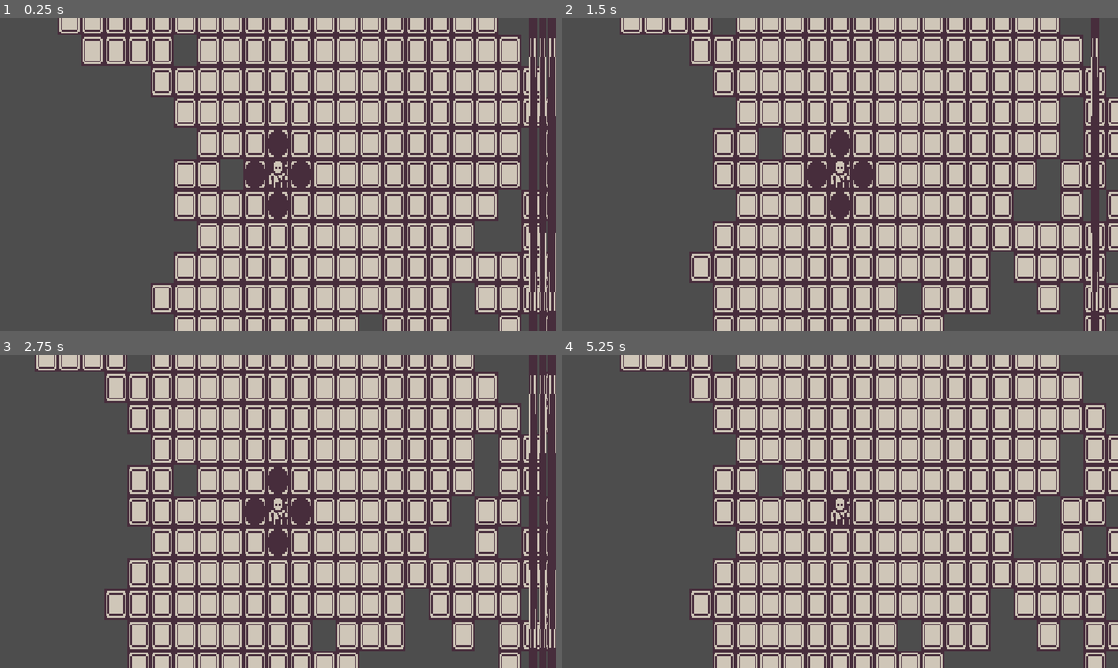
Above: before the commit, frames 1-4 (two rows, left to right).
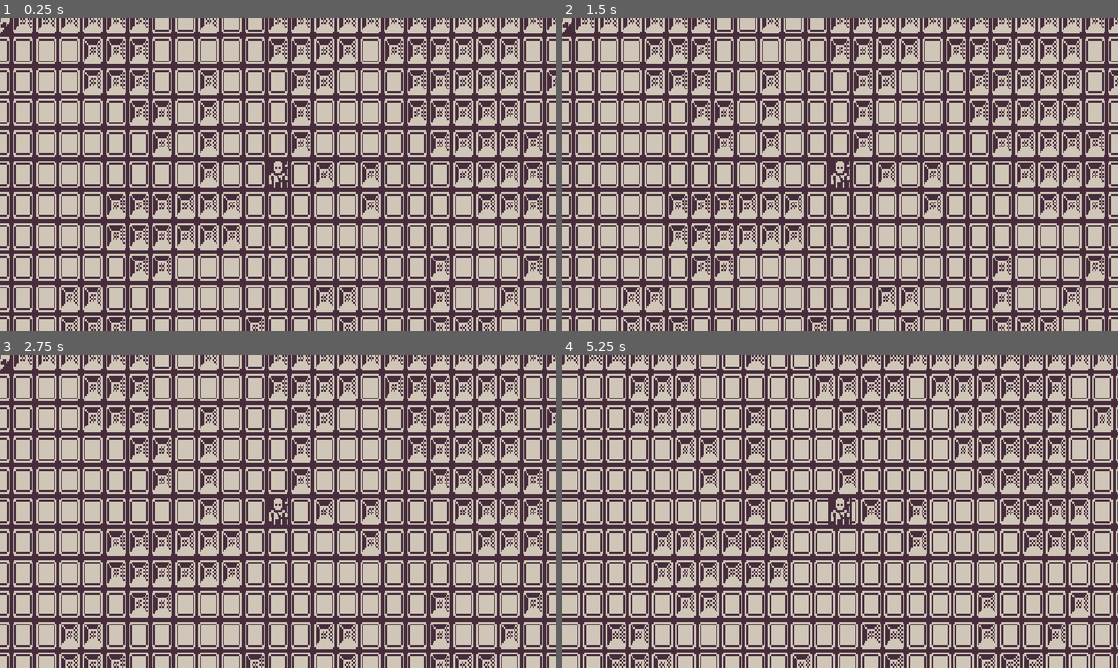
Above: after the commit, the same moments.

Repository: monkedDev/step-roguelike
Game: Godot game, scene res://scenes/main.tscn
Same seed, same stepped clock (60 frames per second), same inputs: the game is played once before the commit and once after it.
Inputs (mouse positions are in pixels of both pictures, inside the frame that each line leads up to):
- Up to frame 1 (0.25 s): no input
- Up to frame 2 (1.5 s): tap Enter at 0.5 s; move the mouse to (962, 158) at 0.52 s; hold Right (ui_right) 0.53-1.28 s; click (962, 158) at 0.67 s; tap Space at 1.25 s; move the mouse to (728, 190) at 1.27 s; hold Down (ui_down) from 1.28 s (still down); click (728, 190) at 1.42 s
- Up to frame 3 (2.75 s): tap Enter at 2 s; move the mouse to (333, 442) at 2.02 s; release Down (ui_down) at 2.03 s; hold Right (ui_right) from 2.03 s (still down); click (333, 442) at 2.17 s
- Up to frame 4 (5.25 s): move the mouse to (812, 574) at 2.77 s; release Right (ui_right) at 2.78 s; hold Up (ui_up) 2.78-3.53 s; click (812, 574) at 2.92 s; tap Space at 3.5, 5 s; move the mouse to (1006, 558) at 3.52 s; hold Left (ui_left) 3.53-5.03 s; click (1006, 558) at 3.67 s; tap Enter at 4.25 s; move the mouse to (673, 464) at 4.27 s; click (673, 464) at 4.42 s; move the mouse to (867, 511) at 5.02 s; hold Down (ui_down) from 5.03 s (still down); click (867, 511) at 5.17 s

The runs differ from the first frame. In frame 1, 41% of the frame differs, in the area x 0-100%, y 0-100%; in frame 2, 41%; in frame 3, 39%; in frame 4, 62%.

Commit message:
more content

Diff:
--- a/scenes/main.tscn
+++ b/scenes/main.tscn
@@ -1,15 +1,14 @@
 [gd_scene format=3 uid="uid://c2q4wm5fb5ji7"]
 
 [ext_resource type="Script" uid="uid://7h52ejtxxe8h" path="res://scripts/main.gd" id="1_0wfyh"]
-[ext_resource type="Texture2D" uid="uid://bdg3sblvhmlyj" path="res://sprites/empty_tile.png" id="1_o5qli"]
-[ext_resource type="Texture2D" uid="uid://djcny2wd0u8c0" path="res://sprites/step_select.png" id="3_sugp2"]
+[ext_resource type="Texture2D" uid="uid://djcny2wd0u8c0" path="res://sprites/empty_tile.png" id="2_0wfyh"]
 
-[sub_resource type="TileSetAtlasSource" id="TileSetAtlasSource_0wfyh"]
-texture = ExtResource("1_o5qli")
+[sub_resource type="TileSetAtlasSource" id="TileSetAtlasSource_sugp2"]
+texture = ExtResource("2_0wfyh")
 0:0/0 = 0
 
 [sub_resource type="TileSet" id="TileSet_sgp6g"]
-sources/0 = SubResource("TileSetAtlasSource_0wfyh")
+sources/0 = SubResource("TileSetAtlasSource_sugp2")
 
 [node name="Main" type="Node2D" unique_id=868170970]
 script = ExtResource("1_0wfyh")
@@ -18,26 +17,3 @@
 tile_set = SubResource("TileSet_sgp6g")
 
 [node name="TurnManager" type="Node" parent="GridMap" unique_id=583239000]
-
-[node name="UI" type="CanvasLayer" parent="." unique_id=1601077720]
-
-[node name="HBoxContainer" type="HBoxContainer" parent="UI" unique_id=2013301215]
-anchors_preset = 11
-anchor_left = 1.0
-anchor_right = 1.0
-anchor_bottom = 1.0
-offset_left = -56.0
-grow_horizontal = 0
-grow_vertical = 2
-
-[node name="Icon1" type="TextureRect" parent="UI/HBoxContainer" unique_id=919052568]
-layout_mode = 2
-texture = ExtResource("3_sugp2")
-
-[node name="Icon2" type="TextureRect" parent="UI/HBoxContainer" unique_id=1448351987]
-layout_mode = 2
-texture = ExtResource("3_sugp2")
-
-[node name="Icon3" type="TextureRect" parent="UI/HBoxContainer" unique_id=1457603629]
-layout_mode = 2
-texture = ExtResource("3_sugp2")
--- a/scripts/main.gd
+++ b/scripts/main.gd
@@ -1,37 +1,48 @@
 extends Node2D
 
-@onready var grid_map: TileMapLayer = $GridMap
-@onready var ap_container: HBoxContainer = $UI/HBoxContainer # Путь к твоему контейнеру иконок
+var tile_size = 16
+var floor_tiles: Array = []
+
+var map_size = Vector2i(35, 35)
+var fill_percent = 0.40
 
 var player_scene = preload("res://scenes/player.tscn")
 var player: Node2D = null
-
-var map_size = Vector2i(40, 40)
-var fill_percent = 0.45
-var tile_size = 16
-var floor_tiles: Array = []
 
 enum Turn { PLAYER, ENEMY }
 var current_turn = Turn.PLAYER
 
 var markers_container: Node2D = null
+var walls_container: Node2D = null
+var floor_container: Node2D = null
+
+var exit_grid_pos = Vector2i.ZERO
+var exit_sprite: Sprite2D = null
 
 func _ready():
 	randomize()
 
-	# Контейнер для подсветки клеток вокруг игрока
 	markers_container = Node2D.new()
 	add_child(markers_container)
 
-	generate_cave()
-	spawn_player()
+	walls_container = Node2D.new()
+	add_child(walls_container)
 
-func generate_cave():
-	# Забиваем всё стенами (wall.png - ID источника 1)
-	for x in range(map_size.x):
-		for y in range(map_size.y):
-			grid_map.set_cell(Vector2i(x, y), 1, Vector2i(0, 0))
+	floor_container = Node2D.new()
+	add_child(floor_container)
 
+	generate_new_cave_level()
+
+func generate_new_cave_level():
+	floor_tiles.clear()
+
+	for child in walls_container.get_children(): child.queue_free()
+	for child in floor_container.get_children(): child.queue_free()
+	if exit_sprite != null:
+		exit_sprite.queue_free()
+		exit_sprite = null
+
+	# Алгоритм "Пьяницы" копает пещеру в памяти
 	var cells_to_dig = int(map_size.x * map_size.y * fill_percent)
 	var dug_cells = 0
 	var current_pos = map_size / 2
@@ -40,48 +51,81 @@
 	while dug_cells < cells_to_dig:
 		if not current_pos in floor_tiles:
 			floor_tiles.append(current_pos)
-			# Рисуем пол (empty_tile.png - ID источника 0)
-			grid_map.set_cell(current_pos, 0, Vector2i(0, 0))
 			dug_cells += 1
 		current_pos += directions[randi() % directions.size()]
 		current_pos.x = clamp(current_pos.x, 1, map_size.x - 2)
 		current_pos.y = clamp(current_pos.y, 1, map_size.y - 2)
 
-func spawn_player():
-	if floor_tiles.is_empty(): return
+	# ЖЕСТКАЯ ОТРИСОВКА СПРАЙТАМИ: Больше никаких скрытых ID в Godot!
+	for x in range(map_size.x):
+		for y in range(map_size.y):
+			var check_pos = Vector2i(x, y)
 
-	player = player_scene.instantiate()
-	player.grid_pos = floor_tiles.front()
-	player.tile_size = tile_size
+			if check_pos in floor_tiles:
+				var floor_sprite = Sprite2D.new()
+				floor_sprite.texture = load("res://sprites/step_select.png")
+				floor_sprite.texture_filter = CanvasItem.TEXTURE_FILTER_NEAREST
+				floor_sprite.centered = true
+				floor_sprite.position = Vector2(x * tile_size + 8, y * tile_size + 8)
+				floor_container.add_child(floor_sprite)
+			else:
+				var wall_sprite = Sprite2D.new()
+				wall_sprite.texture = load("res://sprites/wall.png")
+				wall_sprite.texture_filter = CanvasItem.TEXTURE_FILTER_NEAREST
+				wall_sprite.centered = true
+				wall_sprite.position = Vector2(x * tile_size + 8, y * tile_size + 8)
+				walls_container.add_child(wall_sprite)
 
-	player.turn_ended.connect(_on_player_turn_ended)
-	player.steps_updated.connect(_on_player_steps_updated)
+	# Спавн игрока (БЕЗОПАСНЫЙ ВАРИАНТ)
+	if player == null:
+		player = player_scene.instantiate()
+		player.tile_size = tile_size
+		player.turn_ended.connect(_on_player_turn_ended)
+		player.steps_updated.connect(_on_player_steps_updated)
+		add_child(player)
 
-	add_child(player)
-	player.position = Vector2(player.grid_pos * tile_size) + Vector2(8, 8)
+	# ИСПРАВЛЕНО: Используем .front() вместо скрытых скобок разметки
+	var start_cell = floor_tiles.front()
+	player.grid_pos = start_cell
+
+	var spawn_px = start_cell.x * tile_size + 8
+	var spawn_py = start_cell.y * tile_size + 8
+	player.position = Vector2(spawn_px, spawn_py)
 
 	player.reset_turn()
+
+	# Точка выхода (ИСПРАВЛЕНО: Используем .back())
+	exit_grid_pos = floor_tiles.back()
+	exit_sprite = Sprite2D.new()
+	exit_sprite.texture = load("res://sprites/move.png")
+	exit_sprite.texture_filter = CanvasItem.TEXTURE_FILTER_NEAREST
+	exit_sprite.position = Vector2(exit_grid_pos.x * tile_size + 8, exit_grid_pos.y * tile_size + 8)
+	add_child(exit_sprite)
+
 	update_navigation_markers()
 
 func _unhandled_input(event):
 	if current_turn != Turn.PLAYER or player.is_moving: return
 
-	var move_dir = Vector2i.ZERO
-	if event.is_action_pressed("ui_up"):    move_dir = Vector2i.UP
-	if event.is_action_pressed("ui_down"):  move_dir = Vector2i.DOWN
-	if event.is_action_pressed("ui_left"):  move_dir = Vector2i.LEFT
-	if event.is_action_pressed("ui_right"): move_dir = Vector2i.RIGHT
+	if event is InputEventMouseButton and event.button_index == MOUSE_BUTTON_LEFT and event.pressed:
+		var global_click_pos = get_global_mouse_position()
+		var clicked_grid_pos = Vector2i(floor(global_click_pos.x / tile_size), floor(global_click_pos.y / tile_size))
 
-	if move_dir != Vector2i.ZERO:
-		var target_pos = player.grid_pos + move_dir
+		var distance = (clicked_grid_pos - player.grid_pos).abs()
+		var is_neighbor = (distance.x + distance.y == 1)
 
-		if target_pos in floor_tiles:
+		if is_neighbor and clicked_grid_pos in floor_tiles:
 			if player.use_action():
-				player.move_to(target_pos)
-				await get_tree().create_timer(0.12).timeout
+				player.move_to(clicked_grid_pos)
+				await get_tree().create_timer(0.13).timeout
+
+				if player.grid_pos == exit_grid_pos:
+					print("Спуск на следующий уровень...")
+					generate_new_cave_level()
+					return
+
 				update_navigation_markers()
 
-# Подсветка клеток вокруг выжившего
 func update_navigation_markers():
 	for child in markers_container.get_children():
 		child.queue_free()
@@ -93,34 +137,18 @@
 		var check_pos = player.grid_pos + dir
 		if check_pos in floor_tiles:
 			var marker = Sprite2D.new()
-			marker.texture = load("res://sprites/step_select.png")
+			marker.texture = load("res://sprites/empty_tile.png")
+			marker.texture_filter = CanvasItem.TEXTURE_FILTER_NEAREST
 			marker.position = Vector2(check_pos.x * tile_size + 8, check_pos.y * tile_size + 8)
 			markers_container.add_child(marker)
 
-# Иконки-ромбики на экране
 func _on_player_steps_updated(left):
-	# Удаляем старые иконки из контейнера UI
-	for child in ap_container.get_children():
-		child.queue_free()
-
-	# Рисуем столько ромбиков, сколько шагов осталось
-	for i in range(left):
-		var texture_rect = TextureRect.new()
-		texture_rect.texture = load("res://sprites/step_select.png")
-		# ИСПРАВЛЕНО: Правильный пиксельный фильтр без мыла
-		texture_rect.texture_filter = Control.TEXTURE_FILTER_NEAREST
-		ap_container.add_child(texture_rect)
+	pass
 
 func _on_player_turn_ended():
 	current_turn = Turn.ENEMY
 	update_navigation_markers()
-
-	# Очищаем иконки на ход врага
-	for child in ap_container.get_children():
-		child.queue_free()
-
-	await get_tree().create_timer(0.5).timeout
-
+	await get_tree().create_timer(0.4).timeout
 	current_turn = Turn.PLAYER
 	player.reset_turn()
 	update_navigation_markers()
Binary file changed: sprites/empty_tile.png
Binary file added: sprites/move.png
Not shown, changed: sprites/move.png.import
Binary file changed: sprites/step_select.png
Not shown, changed: sprites/step_select.png.import
Binary file changed: sprites/wall.png
